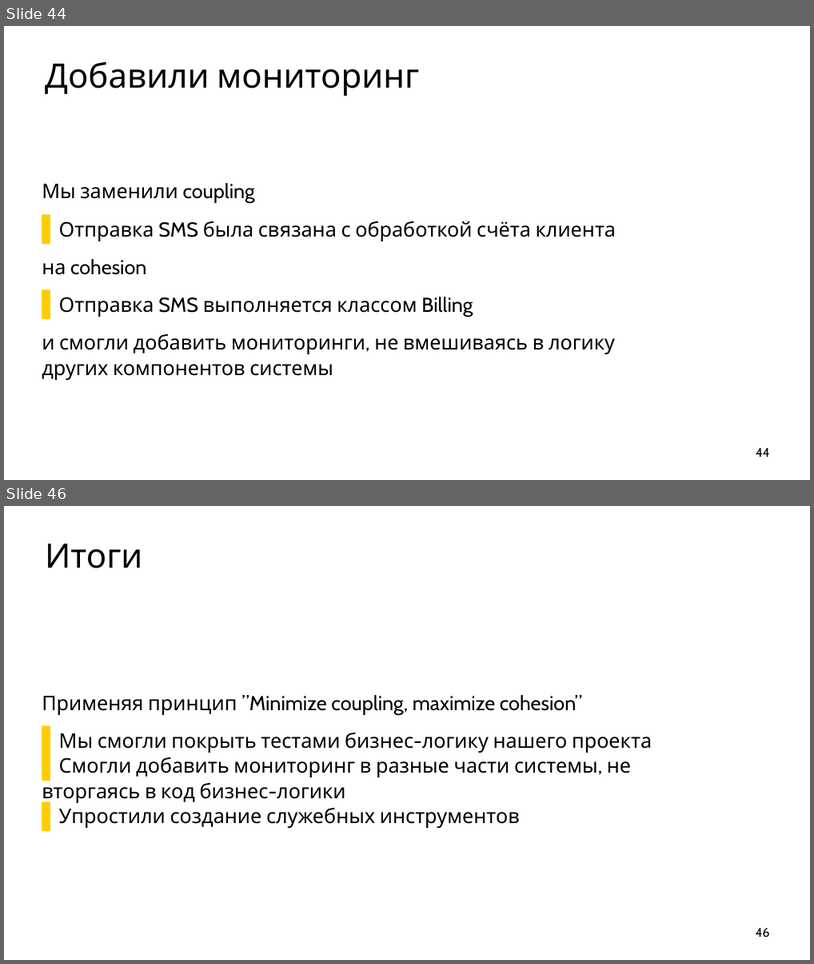
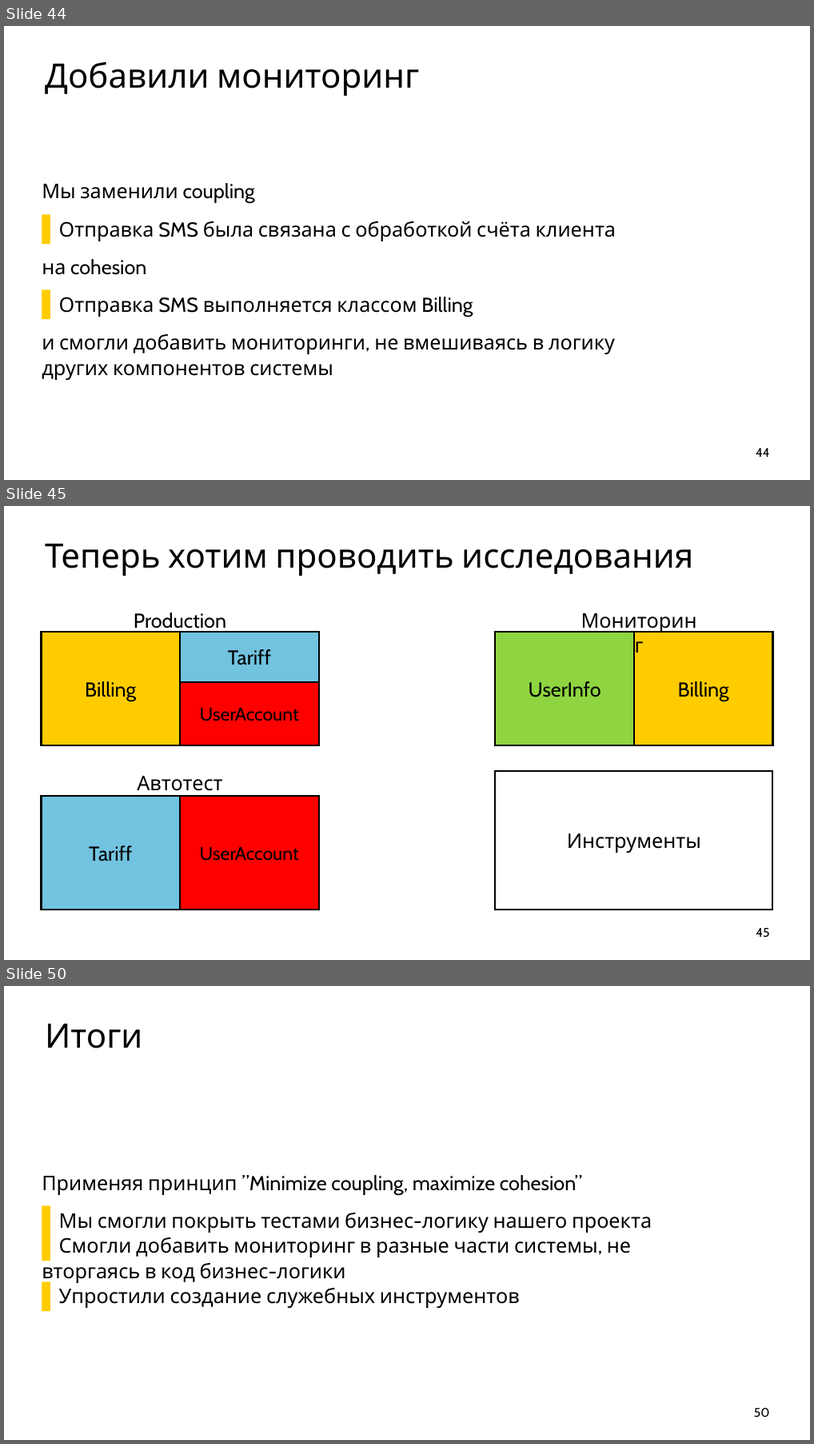
Before and after one commit to ishfb/cpprus17, a slide deck: slides.pptx. Shown one above the other, each under a label of ours: slides 44 and 46 before the commit, slides 44, 45 and 50 after it; the slides between them are not shown. The pictures are 814x964 and 814x1444 pixels, drawn with LibreOffice and Linux fonts; fonts in the diff are those of the drawing. Boxes give left, top, right and bottom in pixels: in the first picture for what was removed or moved away, otherwise in the second. Text is boxed around its words. In the diff, an @@ line names an element or a change of style, - is before the commit and + after.

```diff
--- a/slides.pptx
+++ b/slides.pptx
@@ slide 45 added at [4,506,810,960], background #FFFFFF @@
@@ title added at [45,544,694,576], 80 pt, text #000000 @@
+Теперь хотим проводить исследования
@@ text added at [134,612,226,632], 48 pt, text #000000 @@
+Production
@@ text added at [577,607,702,634], 48 pt, text #000000 @@
+Мониторинг
@@ rectangle added at [42,632,180,745], fill #FFCC00, outline #000000 4 pt, 48 pt, text #000000 @@
+Billing
@@ rectangle added at [180,632,319,682], fill #72C3E0, outline #000000 4 pt, 48 pt, text #000000 @@
+Tariff
@@ rectangle added at [495,632,634,745], fill #8FD541, outline #000000 4 pt, 48 pt, text #000000 @@
+UserInfo
@@ rectangle added at [634,632,773,745], fill #FFCC00, outline #000000 4 pt, 48 pt, text #000000 @@
+Billing
@@ rectangle added at [180,682,319,745], fill #FF0000, outline #000000 4 pt, 44 pt, text #000000 @@
+UserAccount
@@ text added at [128,768,233,796], 48 pt, text #000000 @@
+Автотесты
@@ rectangle added at [495,771,773,909], outline #000000 4 pt, 48 pt, text #000000 @@
+Инструменты
@@ rectangle added at [42,796,180,910], fill #72C3E0, outline #000000 4 pt, 48 pt, text #000000 @@
+Tariff
@@ rectangle added at [180,796,319,910], fill #FF0000, outline #000000 4 pt, 44 pt, text #000000 @@
+UserAccount
@@ page number added at [756,928,770,937], 30 pt, text #000000 @@
+45
@@ what was slide 46 is now slide 50 @@
@@ page number at [754,1408,770,1417]: text changed @@
-46
+50
```
Also in this commit, not shown: 2 slides changed, 4 other slides added, 1 slide removed, 1 other file.
